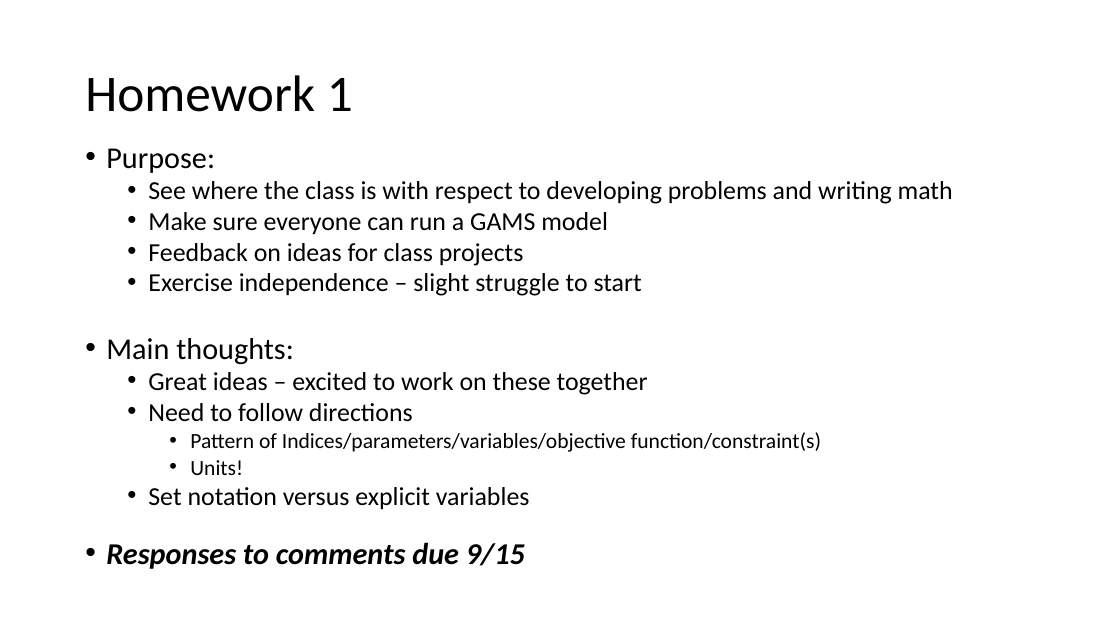
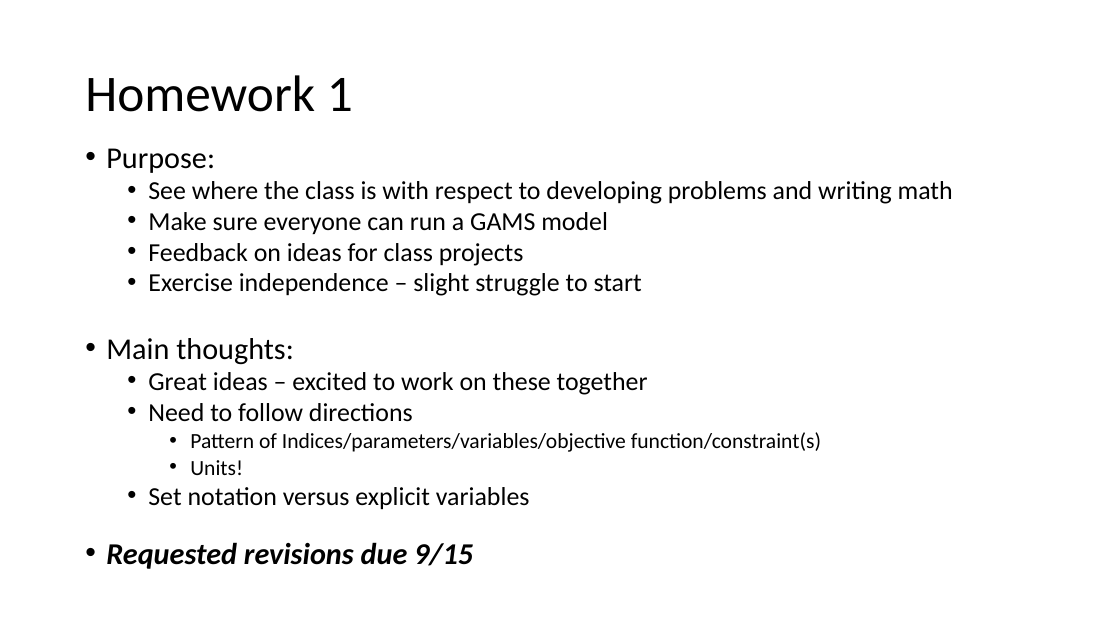
Before and after one commit to maxxb77/EBGN632_2019, a slide deck: slide 3 of ClassSlides/Course2.pptx. Drawn at 1120x630 pixels with LibreOffice and Linux fonts; fonts in the diff are those of the drawing. Boxes give left, top, right and bottom in pixels: in the first picture for what was removed or moved away, otherwise in the second. Text is boxed around its words. In the diff, an @@ line names an element or a change of style, - is before the commit and + after.

```diff
--- a/ClassSlides/Course2.pptx
+++ b/ClassSlides/Course2.pptx
@@ text at (106,542,473,569): text changed @@
-• Responses to comments due 9/15
+• Requested revisions due 9/15
```
Also in this commit, not shown: 2 other slides changed, 1 slide added.
